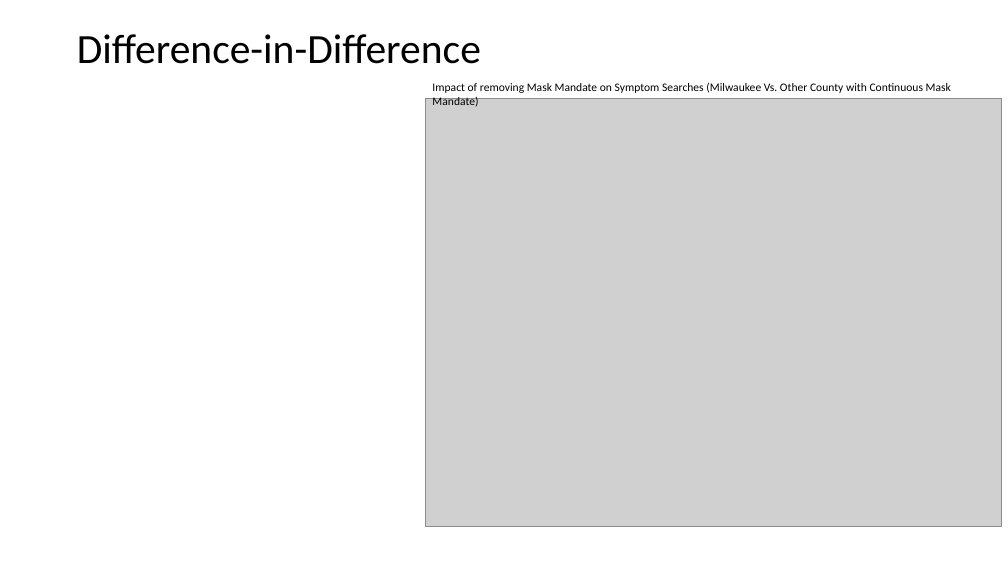
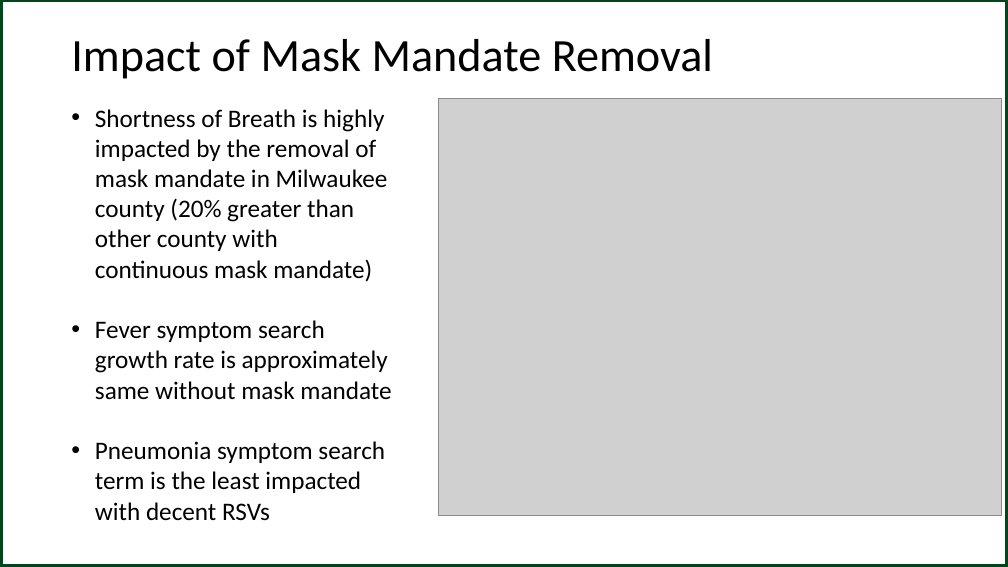
Before and after one commit to TharunKumarReddy5/data-512-project, a slide deck: slide 8 of Tharun DATA 516 Project PechaKucha.pptx (slide 2 before the commit). Drawn at 1008x567 pixels with LibreOffice and Linux fonts; fonts in the diff are those of the drawing; grey boxes stand for pictures. Boxes give left, top, right and bottom in pixels: in the first picture for what was removed or moved away, otherwise in the second. Text is boxed around its words. In the diff, an @@ line names an element or a change of style, - is before the commit and + after.

```diff
--- a/Tharun DATA 516 Project PechaKucha.pptx
+++ b/Tharun DATA 516 Project PechaKucha.pptx
@@ rectangle added at [0, 0, 1008, 567], outline #00461B 4.75 pt @@
@@ title at [71, 39, 713, 79]: text changed; size 39.6 to 44 pt @@
-Difference-in-Difference
+Impact of Mask Mandate Removal
@@ text removed at [432, 82, 951, 106] @@
-Impact of removing Mask Mandate on Symptom Searches (Milwaukee Vs. Other County with Continuous Mask Mandate)
@@ text added at [95, 109, 391, 521], 24 pt, text #000000 @@
+• Shortness of Breath is highly impacted by the removal of mask mandate in Milwaukee county (20% greater than other county with continuous mask mandate)
+• Fever symptom search growth rate is approximately same without mask mandate
+• Pneumonia symptom search term is the least impacted with decent RSVs
@@ picture: place and size @@
-picture at [425, 98, 1002, 526]
+picture at [439, 98, 1002, 516]
```
Also in this commit, not shown: 1 other slide changed, 10 slides added, 2 slides removed, 40 other files.
